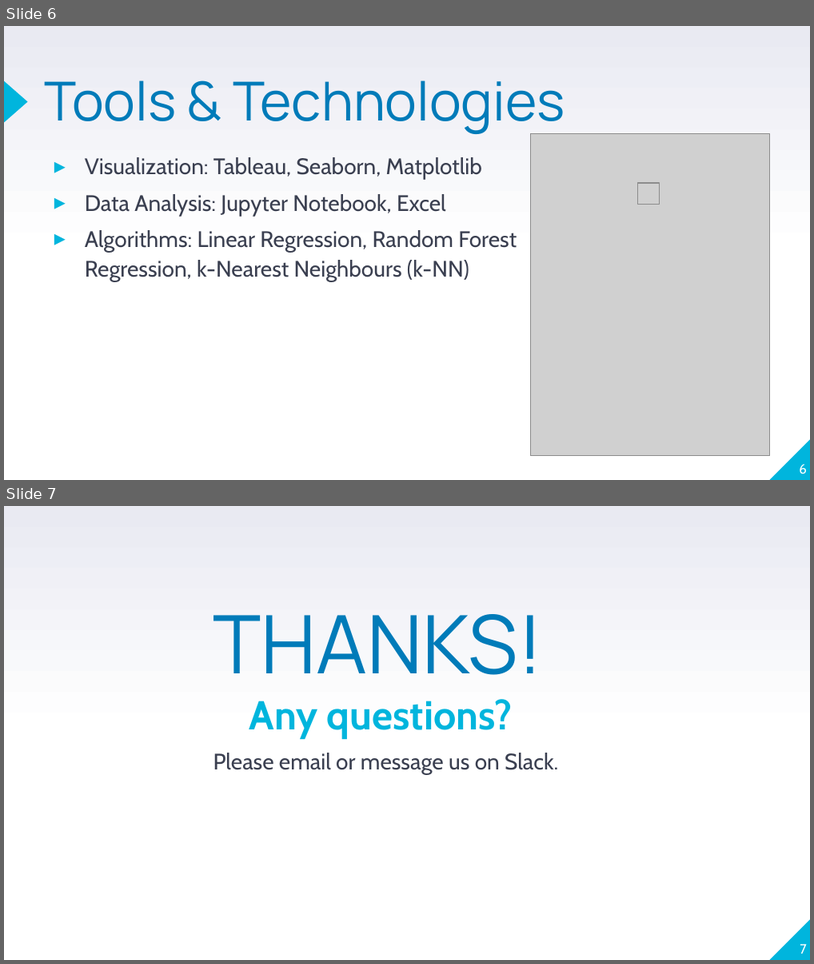
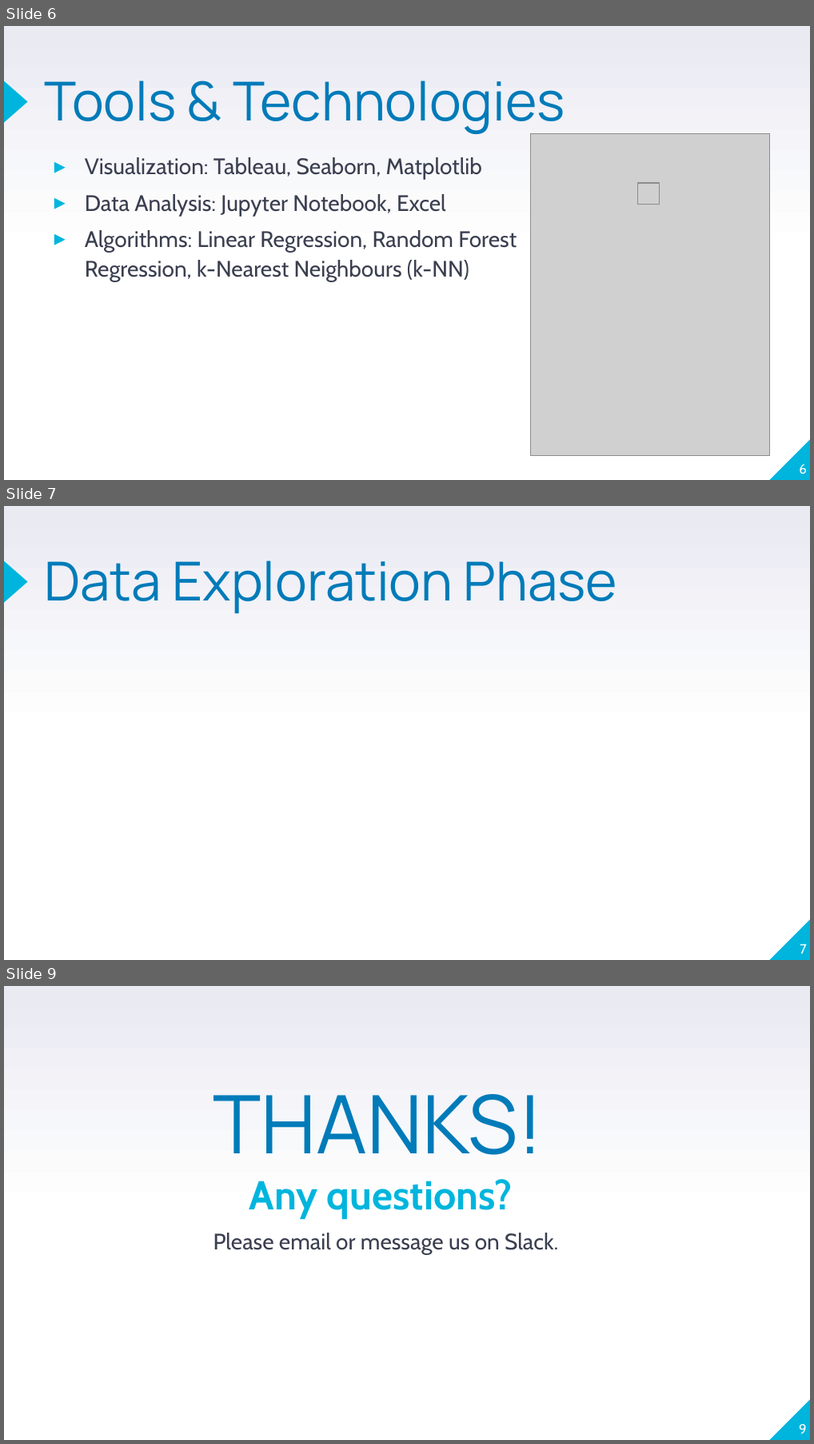
Before and after one commit to Tomas-habte/House_Price_Prediction_Project, a slide deck: House Price Prediction Project.pptx. Shown one above the other, each under a label of ours: slides 6 and 7 before the commit, slides 6, 7 and 9 after it; the slides between them are not shown. The pictures are 814x964 and 814x1444 pixels, drawn with LibreOffice and Linux fonts; fonts in the diff are those of the drawing; grey boxes stand for pictures. Boxes give left, top, right and bottom in pixels: in the first picture for what was removed or moved away, otherwise in the second. Text is boxed around its words. In the diff, an @@ line names an element or a change of style, - is before the commit and + after.

```diff
--- a/House Price Prediction Project.pptx
+++ b/House Price Prediction Project.pptx
@@ slide 7 added at box(4, 506, 810, 960), background gradient #FFFFFF to #E9EAF2; not listed: 2 template elements that a slide beside it also shows @@
@@ title added at box(44, 560, 618, 613), 48 pt, text #007BB9 @@
+Data Exploration Phase
@@ page number added at box(800, 944, 806, 953), 12 pt, text #FFFFFF @@
+7
@@ what was slide 7 is now slide 9 @@
@@ page number at box(799, 1424, 807, 1433): text changed @@
-7
+9
```
Also in this commit, not shown: 1 other slide added.
